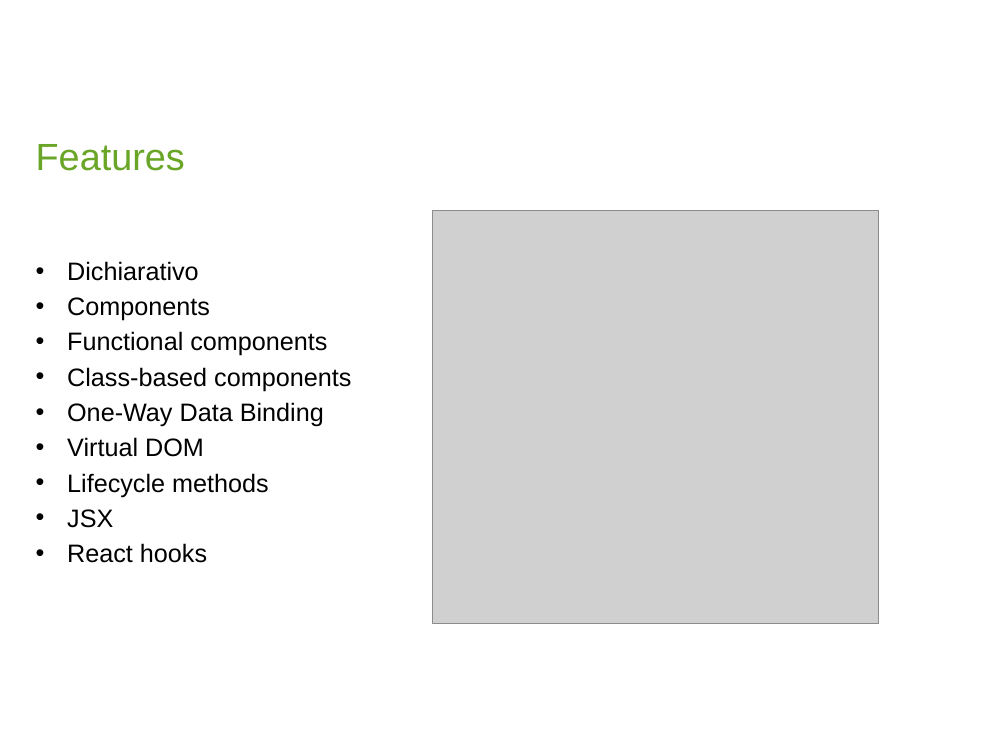
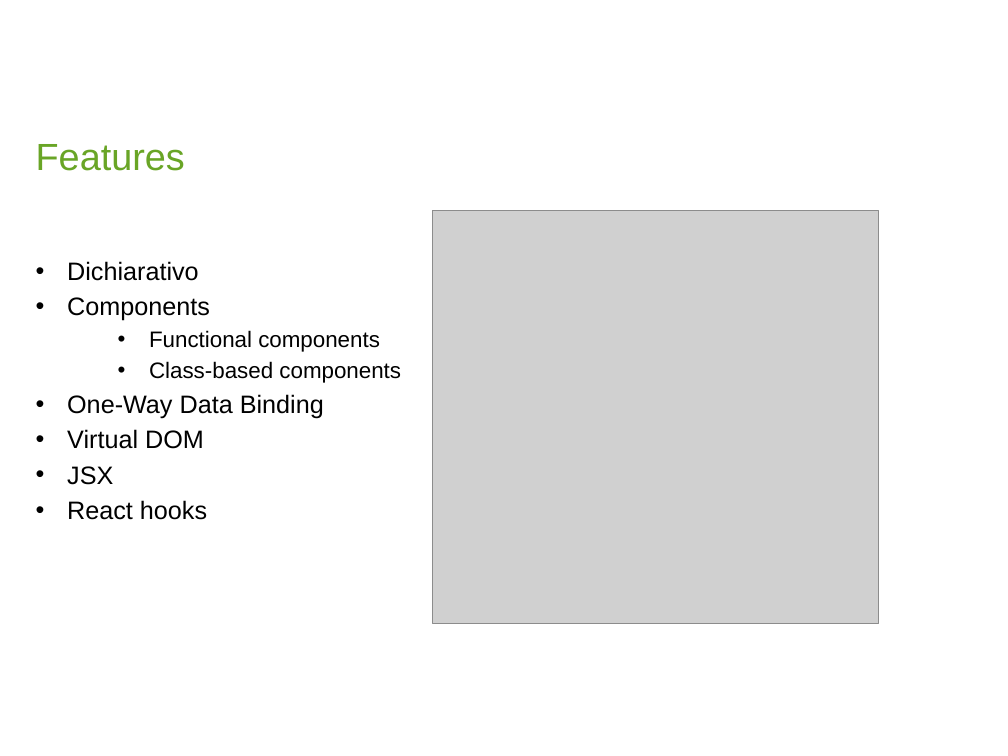
Before and after one commit to AndreaBForce/ReactCalendarComponent, a slide deck: slide 4 of Gr01_React_MorandaRiccardi.pptx. Drawn at 1008x756 pixels with LibreOffice and Linux fonts; fonts in the diff are those of the drawing; grey boxes stand for pictures; background and template pictures are left out. Boxes give left, top, right and bottom in pixels: in the first picture for what was removed or moved away, otherwise in the second. Text is boxed around its words. In the diff, an @@ line names an element or a change of style, - is before the commit and + after.

```diff
--- a/Gr01_React_MorandaRiccardi.pptx
+++ b/Gr01_React_MorandaRiccardi.pptx
@@ text at (149, 330, 401, 383): size 18 to 16 pt in "Functional components", "Class-based components"; list level 1 to 2 in "Functional components"; list level 1 to 2 in "Class-based components" @@
@@ text at (67, 473, 269, 497): paragraph removed @@
-• Lifecycle methods
```
Also in this commit, not shown: 2 other slides changed.
